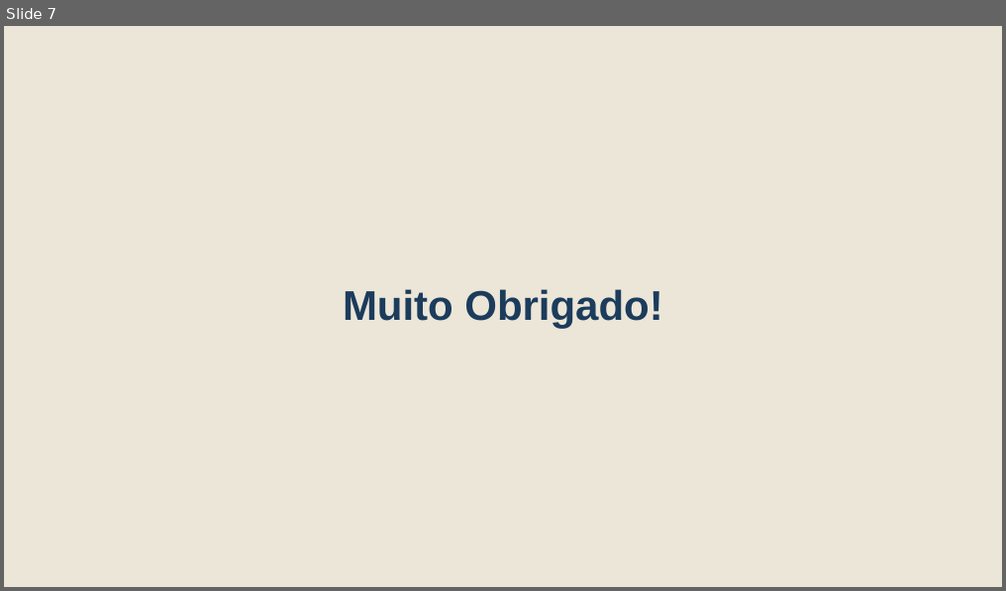
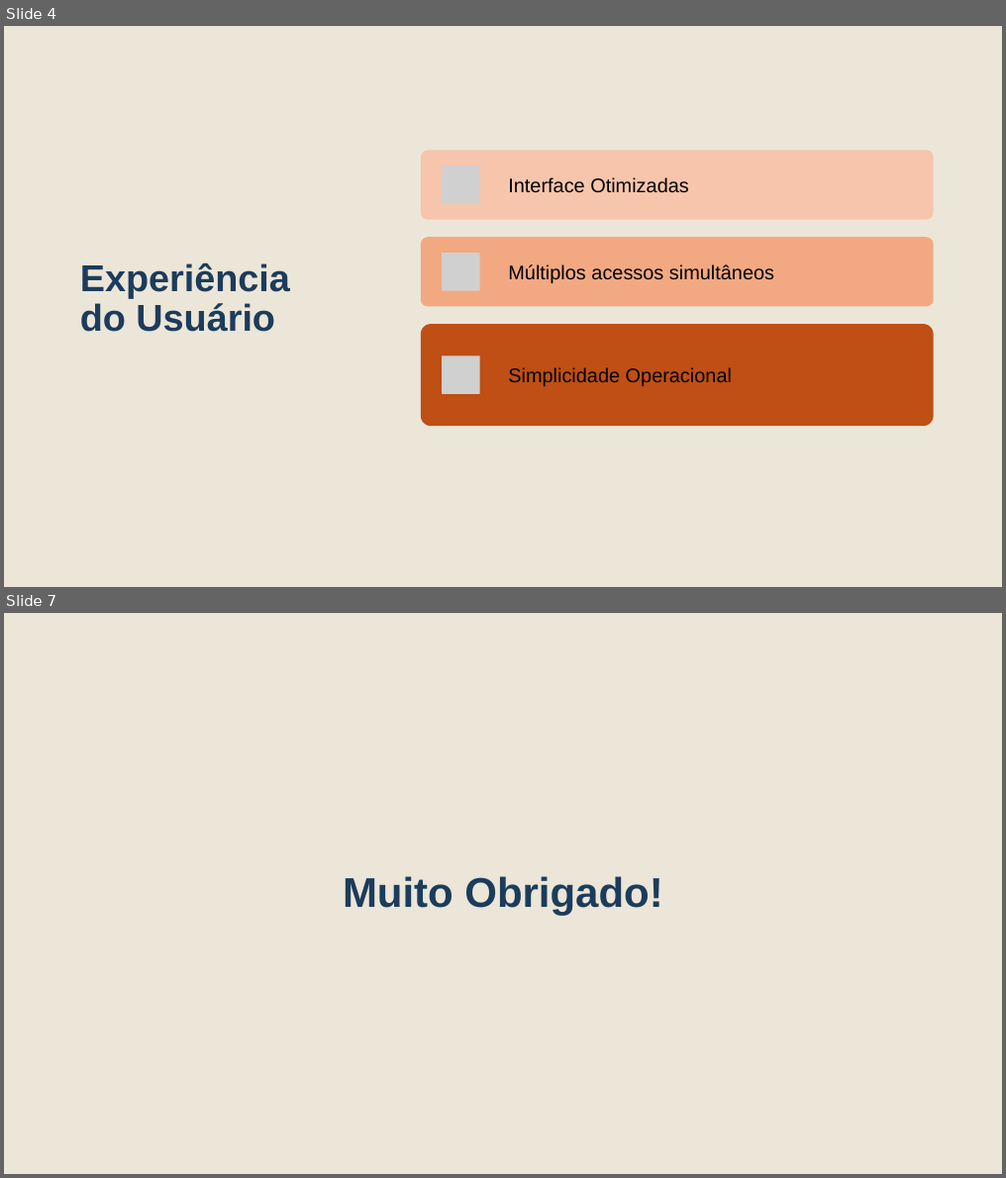
Before and after one commit to sandrorobertojunior/-ENTREGA-FINAL-BRISA, a slide deck: documentos/Apresentação Final do Projeto.pptx. Shown one above the other, each under a label of ours: slide 7 before the commit, slides 4 and 7 after it; the slides between them are not shown. The pictures are 1006x591 and 1006x1178 pixels, drawn with LibreOffice and Linux fonts; fonts in the diff are those of the drawing; grey boxes stand for pictures. Boxes give left, top, right and bottom in pixels: in the first picture for what was removed or moved away, otherwise in the second. Text is boxed around its words. In the diff, an @@ line names an element or a change of style, - is before the commit and + after.

```diff
--- a/documentos/Apresentação Final do Projeto.pptx
+++ b/documentos/Apresentação Final do Projeto.pptx
@@ slide 4 added at (x1=4, y1=26, x2=1002, y2=587), background #ECE6D8 @@
@@ title added at (x1=80, y1=263, x2=290, y2=332), 36 pt, text #1C3C5C, bold @@
+Experiência do Usuário
@@ group added at (x1=421, y1=151, x2=934, y2=426): 3 rounded rectangles, 3 pictures, 3 texts @@
+Interface Otimizadas
+Múltiplos acessos simultâneos
+Simplicidade Operacional
```
Also in this commit, not shown: 4 slides changed, 1 slide removed.
